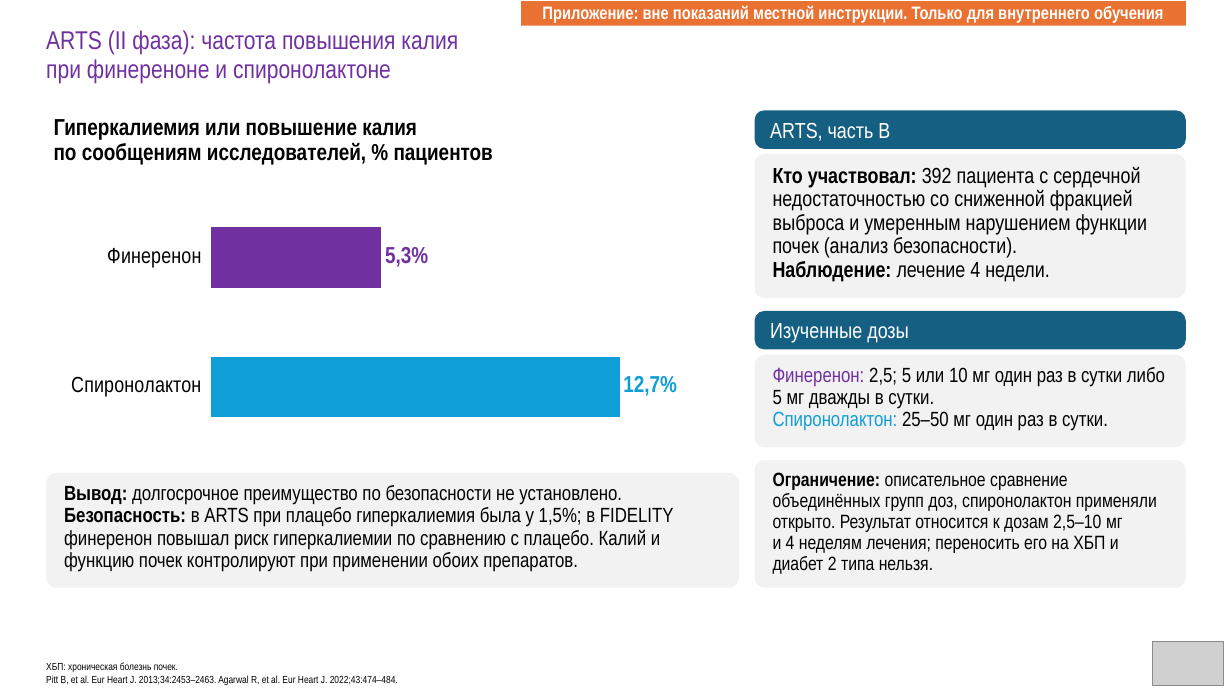
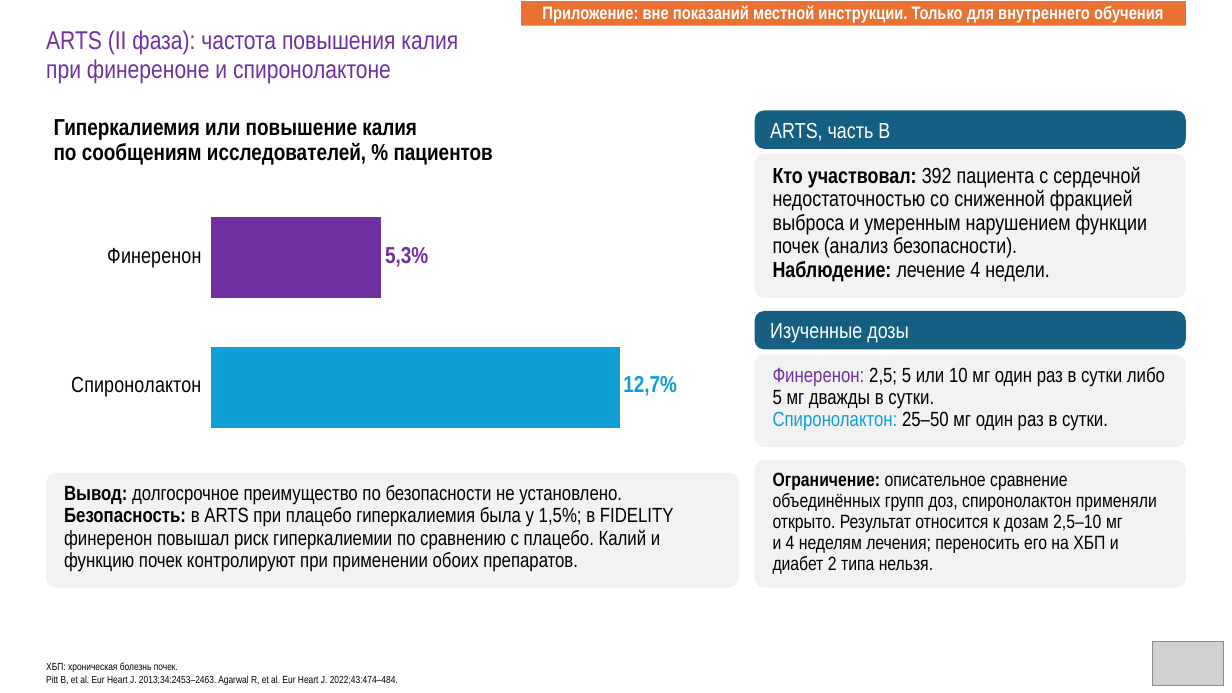
Before and after one commit to drabdulbosit1-eng/my-test-cloud, a slide deck: slide 44 of finerenone/Finerenone_Levin_reviewed.pptx. Drawn at 1232x693 pixels with LibreOffice and Linux fonts; fonts in the diff are those of the drawing; grey boxes stand for pictures. Boxes give left, top, right and bottom in pixels: in the first picture for what was removed or moved away, otherwise in the second. Text is boxed around its words. In the diff, an @@ line names an element or a change of style, - is before the commit and + after.

```diff
--- a/finerenone/Finerenone_Levin_reviewed.pptx
+++ b/finerenone/Finerenone_Levin_reviewed.pptx
@@ bar chart at (58,188,707,457) @@
@@ bar spacing changed @@
```
Also in this commit, not shown: 2 other slides changed, 1 other file.
